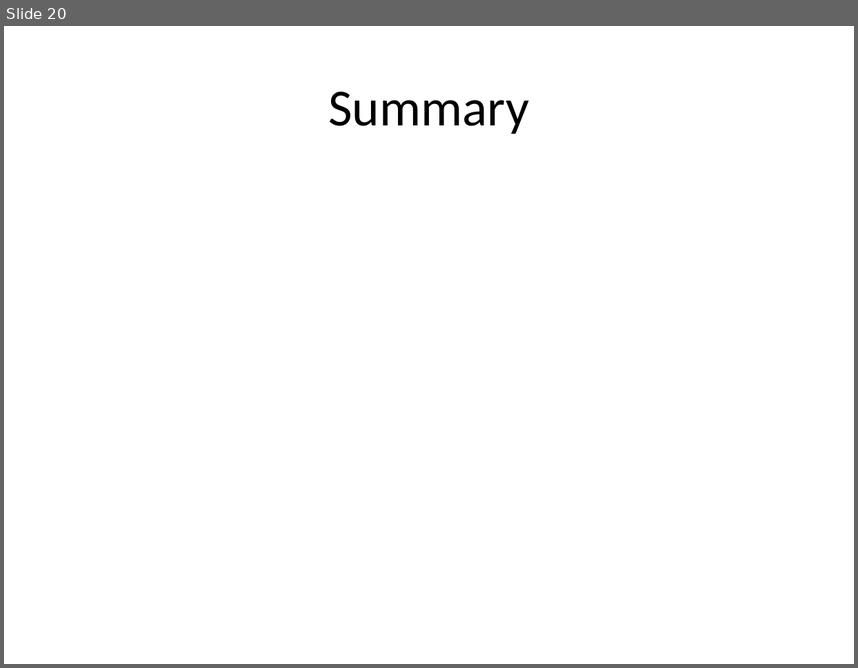
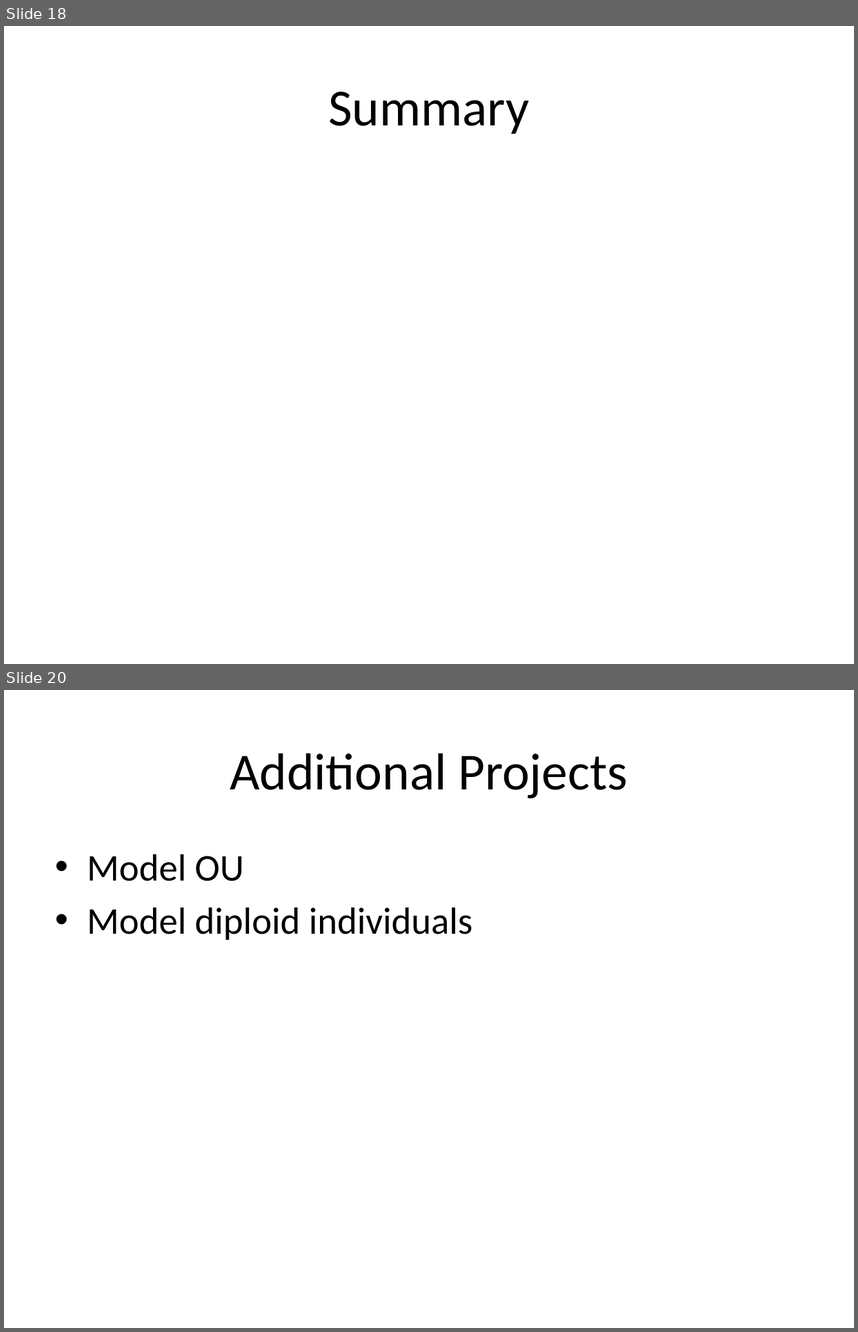
Before and after one commit to jonchang/brownian-bottlenecks, a slide deck: bottleneck_pres.pptx. Shown one above the other, each under a label of ours: slide 20 before the commit, slides 18 and 20 after it; the slides between them are not shown. The pictures are 858x668 and 858x1332 pixels, drawn with LibreOffice and Linux fonts; fonts in the diff are those of the drawing. Boxes give left, top, right and bottom in pixels: in the first picture for what was removed or moved away, otherwise in the second. Text is boxed around its words. In the diff, an @@ line names an element or a change of style, - is before the commit and + after.

```diff
--- a/bottleneck_pres.pptx
+++ b/bottleneck_pres.pptx
@@ slide 20 added at bbox=[4, 690, 854, 1328], background #FFFFFF @@
@@ title added at bbox=[230, 753, 627, 798], 44 pt, text #000000 @@
+Additional Projects
@@ text added at bbox=[87, 854, 473, 940], 32 pt, text #000000 @@
+• Model OU
+• Model diploid individuals
@@ what was slide 20 is now slide 18 @@
```
Also in this commit, not shown: 1 slide changed, 1 other slide added, 3 slides removed.
